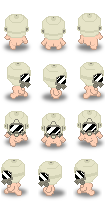
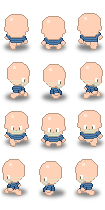
Before/after of a 105 × 210 layered artwork. What changed in the layer stack:
hid "head_hazmat" over [1, 13, 104, 187]
added layer "cloths_blueshirtstripes" above "cloths_tshirt" over [6, 32, 101, 192]
added layer "misc_mask_medic" above "misc_sunglasses" over [3, 80, 102, 186]
